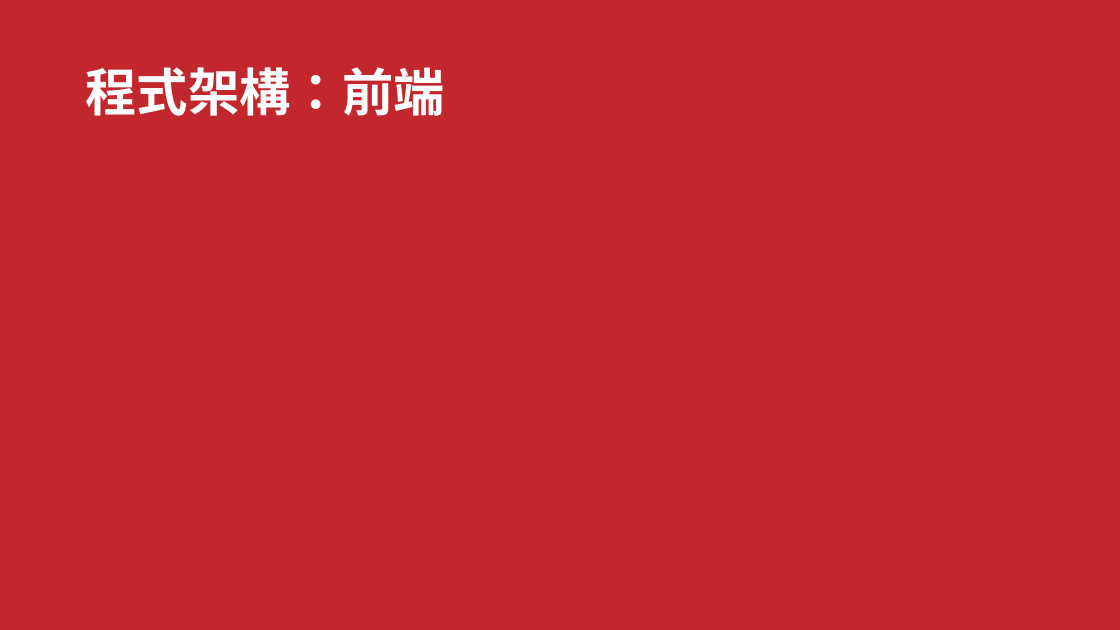
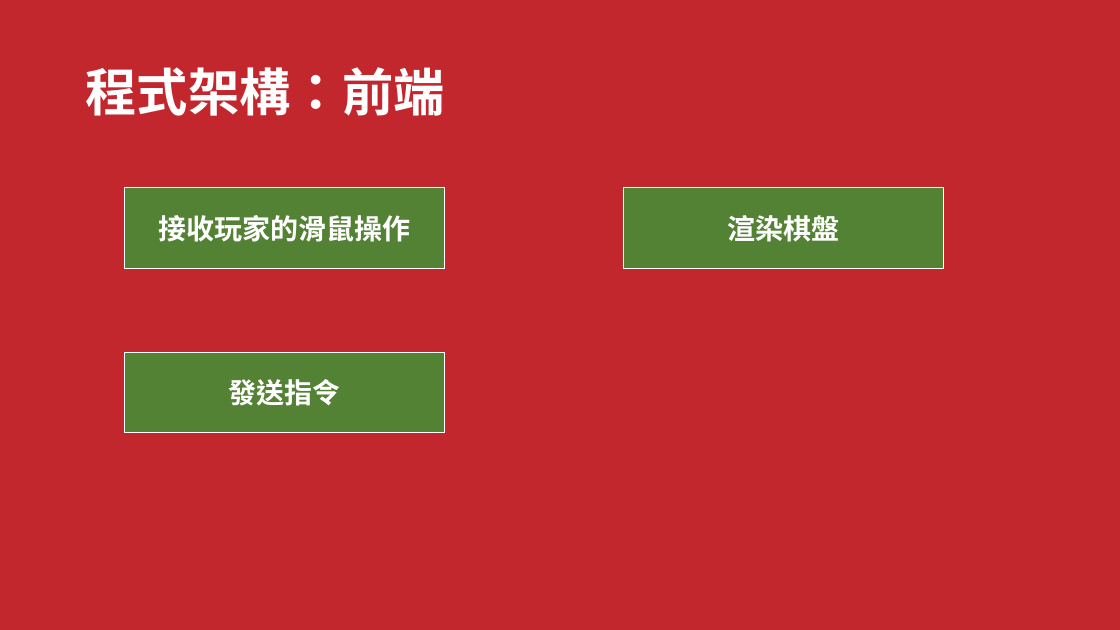
Before and after one commit to LiSeng0903/NWA-Chess, a slide deck: slide 3 of Presentation.pptx (slide 4 before the commit). Drawn at 1120x630 pixels with LibreOffice and Linux fonts; fonts in the diff are those of the drawing. Boxes give left, top, right and bottom in pixels: in the first picture for what was removed or moved away, otherwise in the second. Text is boxed around its words. In the diff, an @@ line names an element or a change of style, - is before the commit and + after.

```diff
--- a/Presentation.pptx
+++ b/Presentation.pptx
@@ rectangle added at (x1=125, y1=188, x2=444, y2=269), fill #548235, outline #FFFFFF 1 pt, 24 pt, text #FFFFFF, bold @@
+接收玩家的滑鼠操作
@@ rectangle added at (x1=624, y1=188, x2=944, y2=269), fill #548235, outline #FFFFFF 1 pt, 24 pt, text #FFFFFF, bold @@
+渲染棋盤
@@ rectangle added at (x1=125, y1=352, x2=444, y2=433), fill #548235, outline #FFFFFF 1 pt, 24 pt, text #FFFFFF, bold @@
+發送指令
```
Also in this commit, not shown: 3 other slides changed, 1 slide removed, 2 other files.
